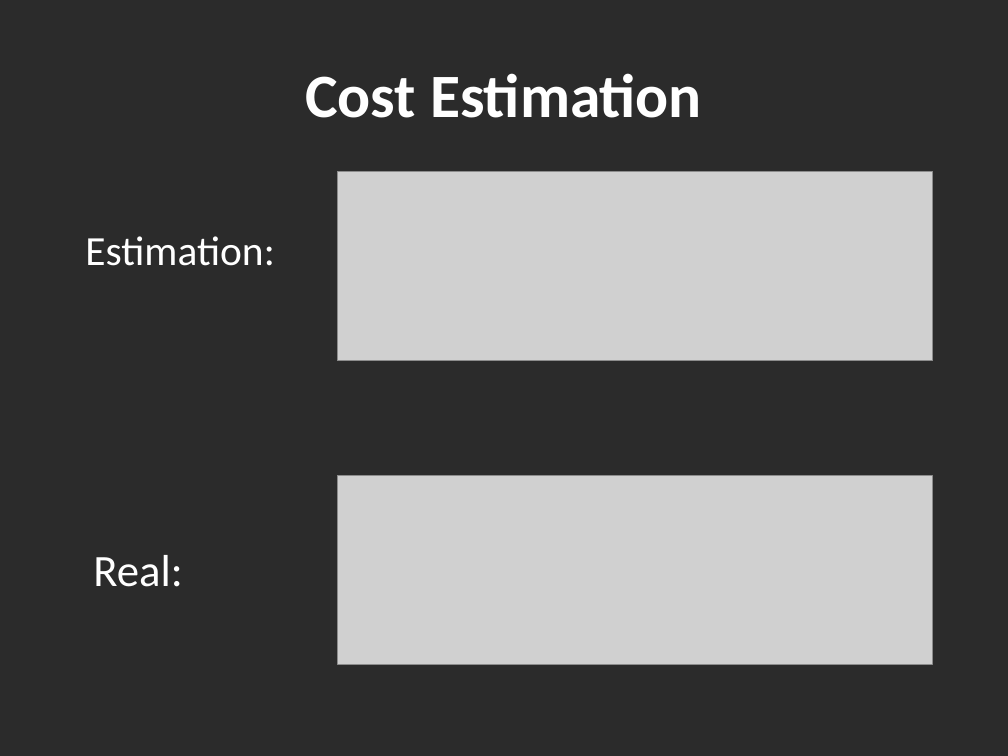
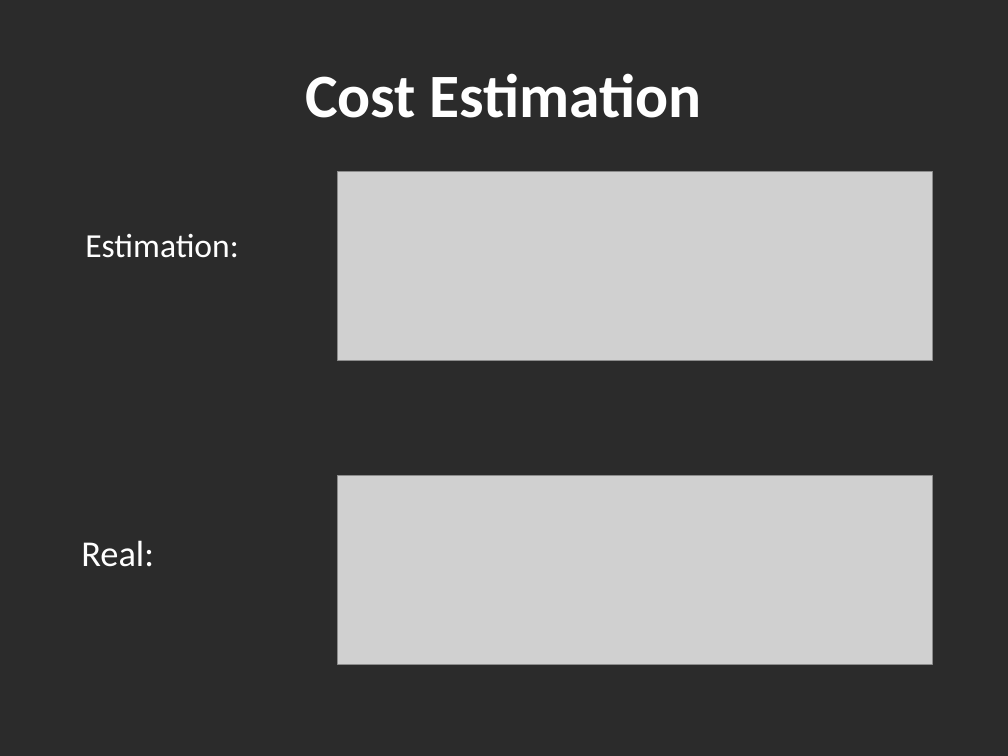
Before and after one commit to mosauter/Battleship, a slide deck: slide 12 of Presentation.pptx (slide 9 before the commit). Drawn at 1008x756 pixels with LibreOffice and Linux fonts; fonts in the diff are those of the drawing; grey boxes stand for pictures; background and template pictures are left out; a plain dark background stands for a picture behind light text. Boxes give left, top, right and bottom in pixels: in the first picture for what was removed or moved away, otherwise in the second. Text is boxed around its words. In the diff, an @@ line names an element or a change of style, - is before the commit and + after.

```diff
--- a/Presentation.pptx
+++ b/Presentation.pptx
@@ text "Estimation:" at box(85, 234, 239, 258): size 29.6 to 24 pt; less space between paragraphs @@
@@ text "Real:": place and size @@
-text "Real:" at box(93, 555, 183, 587)
+text "Real:" at box(81, 540, 154, 567)
@@ text "Real:" at box(81, 540, 154, 567): size 32 to 26 pt; less space between paragraphs @@
```
Also in this commit, not shown: 6 other slides changed, 8 slides added, 5 slides removed.
